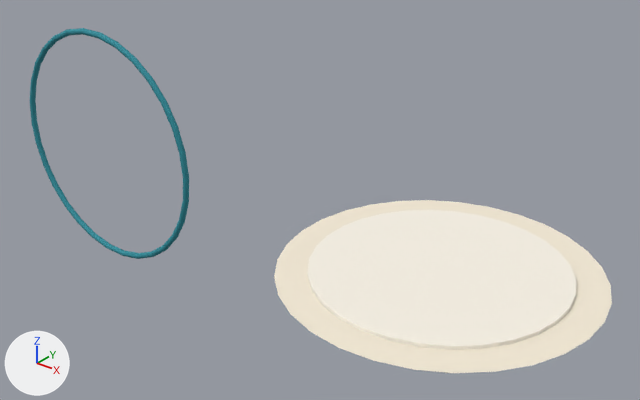
The glTF model public/models/shared_tool_plate.glb: old version first, new version second.
Before and after are seen from a camera (50 mm lens) standing at (1.17, -2.04, 1.41) and looking at (-0.59, 0.16, 0.05). Arrows for +X, +Y and +Z are at lower left; the lights stay in place. The older version comes first. Where no turn or scale is listed for an object, it has been applied to the vertices.
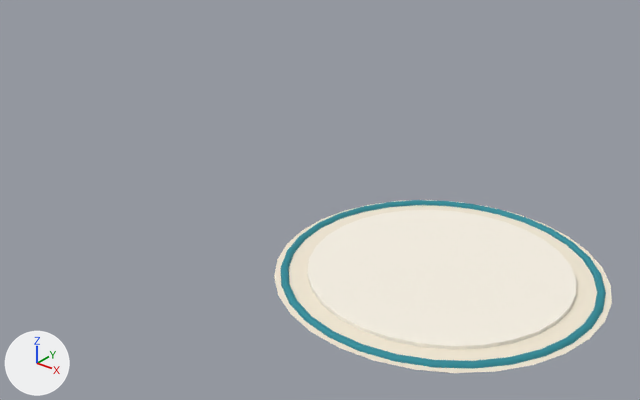
Pixel boxes (x1, y1, x2, y2) of what changed, in the pictures (640 x 400 px):
'Mesh_2', moved, turned
    before: (30, 28, 189, 259)
    after: (281, 200, 606, 369)

The change, as a diff of the scene's bpy script:
```diff
--- a/public/models/shared_tool_plate.glb.py
+++ b/public/models/shared_tool_plate.glb.py
@@ ob_mesh_2 @@
 ob_mesh_2.parent = ob_node_3
-ob_mesh_2.location = (-1.571, 0.0, 0.045)
+ob_mesh_2.location = (0.0, 0.0, 0.045)
+ob_mesh_2.rotation_euler = (-1.571, 0.0, 0.0)  # degrees (-90, 0, 0)
```
